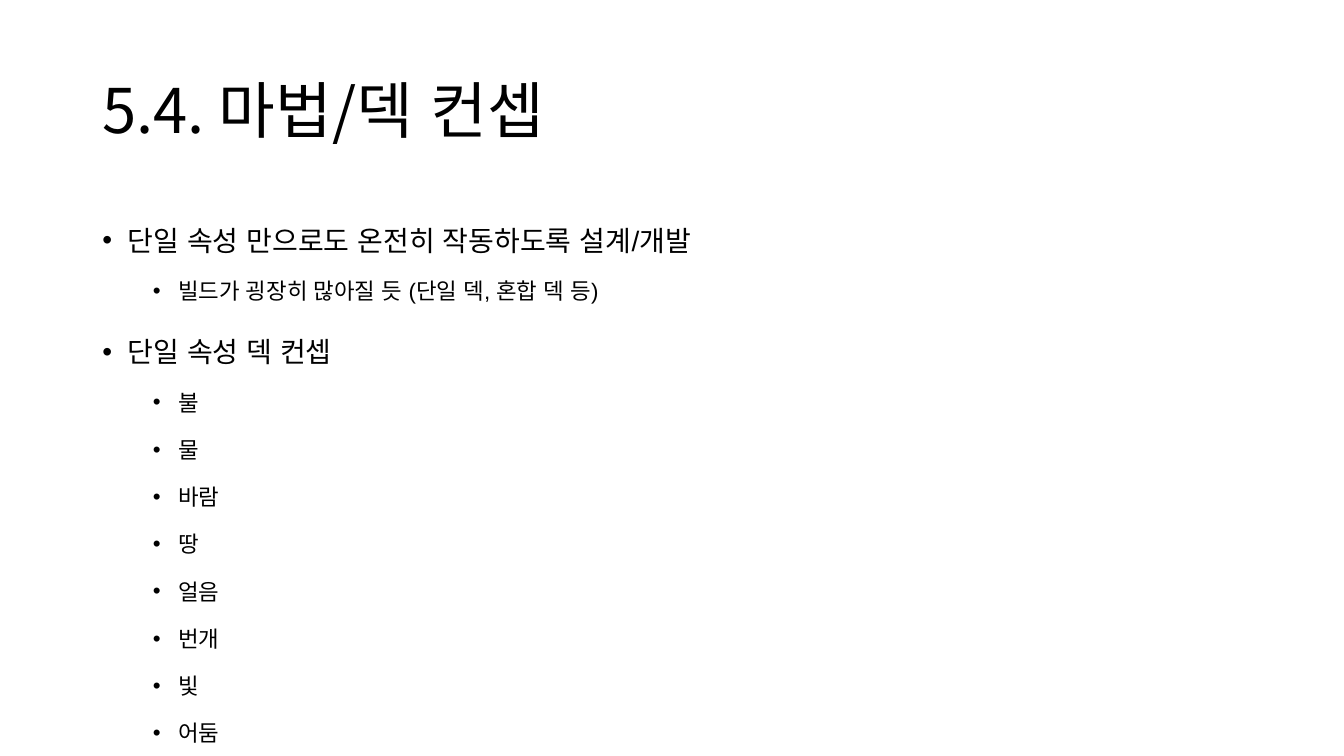
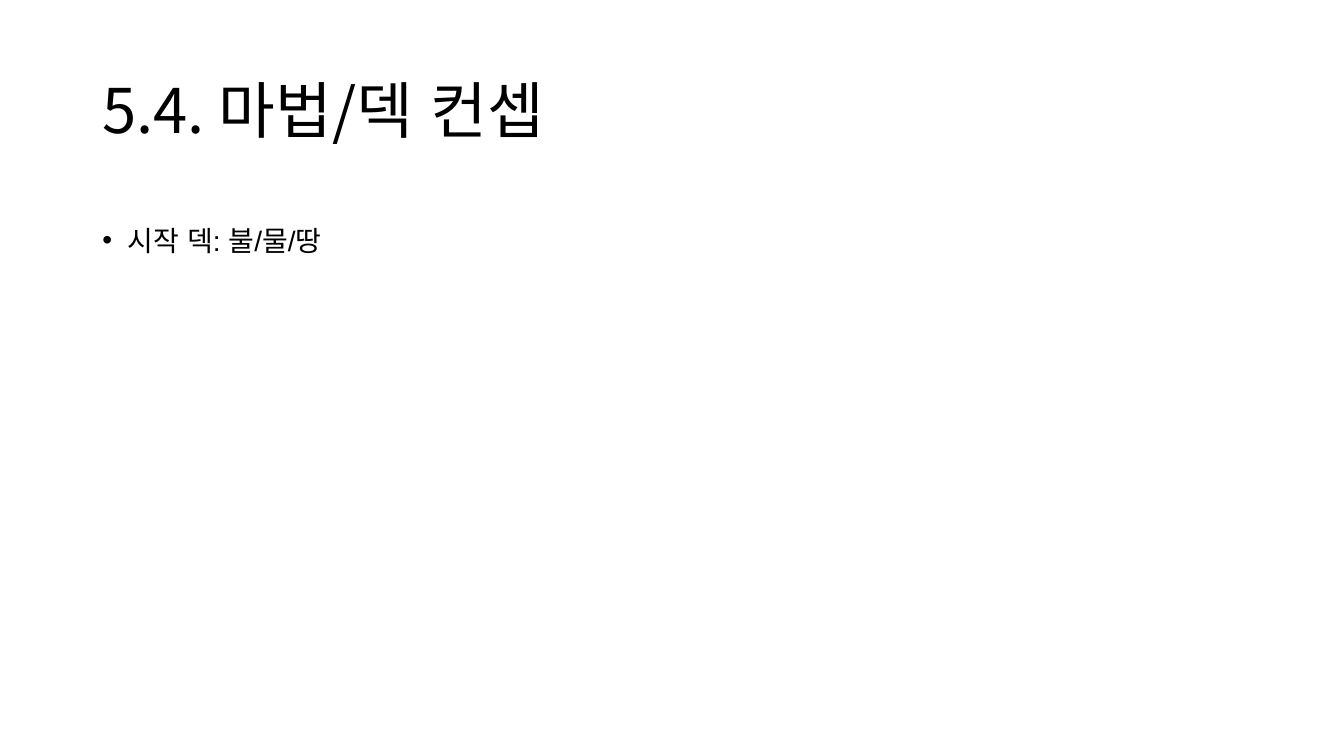
Before and after one commit to CrograNM/Project_Entropy, a slide deck: slide 19 of _문서/_Project Entropy 기획문서.pptx. Drawn at 1344x756 pixels with LibreOffice and Linux fonts; fonts in the diff are those of the drawing. Boxes give left, top, right and bottom in pixels: in the first picture for what was removed or moved away, otherwise in the second. Text is boxed around its words. In the diff, an @@ line names an element or a change of style, - is before the commit and + after.

```diff
--- a/_문서/_Project Entropy 기획문서.pptx
+++ b/_문서/_Project Entropy 기획문서.pptx
@@ text at (128,227,322,254): text changed; size 16 to 20 pt @@
-• 단일 속성 만으로도 온전히 작동하도록 설계/개발
-  • 빌드가 굉장히 많아질 듯 (단일 덱, 혼합 덱 등)
-• 단일 속성 덱 컨셉
-  • 불
-  • 물
-  • 바람
-  • 땅
-  • 얼음
-  • 번개
-  • 빛
-  • 어둠
+• 시작 덱: 불/물/땅
```
